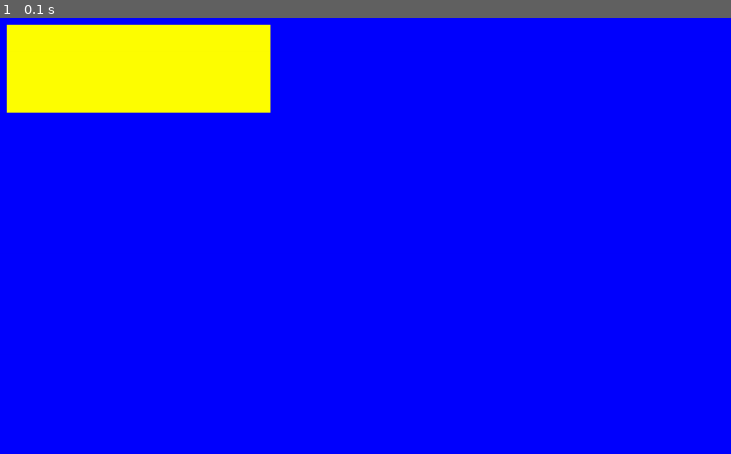
Above: before the commit, frame 1.
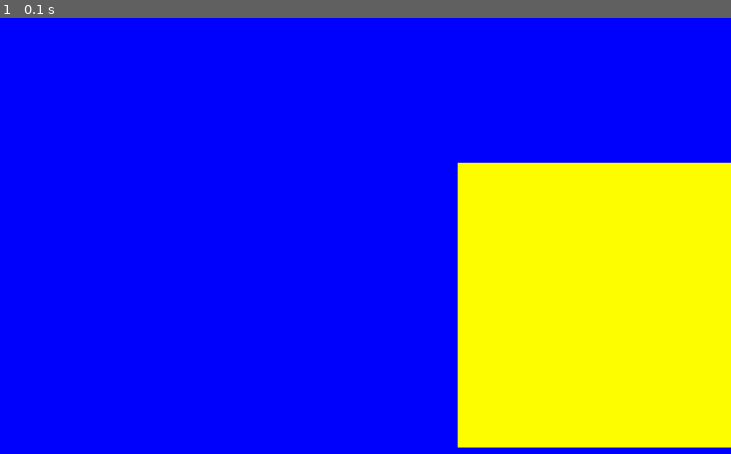
Above: after the commit, the same moment.

Repository: shavhp/WP1-CHILLASHOOTS
Game: pygame game, started from stepbystep.py
Same seed, same stepped clock (60 frames per second), same inputs: the game is played once before the commit and once after it.
Inputs:
- Up to frame 1 (0.1 s): no input

The runs differ from the first frame. In frame 1, 32% of the frame differs, in the area x 0-100%, y 1-99%.

Commit message:
Update: Rectangle is now in a random position and size.

Diff:
--- a/stepbystep.py
+++ b/stepbystep.py
@@ -1,5 +1,6 @@
-# Importing and initializing PyGame resources
+# Importing and initializing PyGame resources and a randomizer module
 import pygame
+import random
 pygame.init()
 
 # Screen, background and canvas variables
@@ -10,15 +11,16 @@
 canvas = pygame.display.set_mode((SCREEN_WIDTH, SCREEN_HEIGHT))
 
 # This sets the window bar text
-pygame.display.set_caption("Test")
+pygame.display.set_caption("Test with randomizer")
 
-# Object position variable
-obj_x = 200
-obj_y = 200
+# Test rectangle position variable, now randomized on each run
+obj_x = random.randint(100, 900)
+obj_y = random.randint(100, 600)
 
-# Object size variable
-obj_width = 300
-obj_height = 100
+# Test rectangle size variable, now randomized too
+obj_width = random.randint(100, 900)
+obj_height = random.randint(100, 600)
+
 
 # The game looping until the program is exited
 def quit_game_requested():
@@ -54,7 +56,5 @@
     pygame.display.flip()
 
 
-
-
 # When the program quits, this text will be printed before termination
-print("Exit")
+print("Program Terminated")
